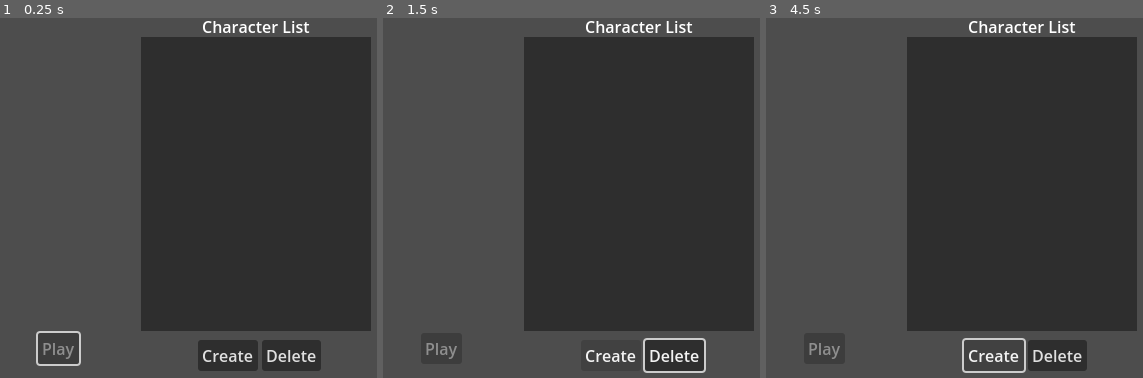
Above: before the commit, frames 1-3 (left to right).
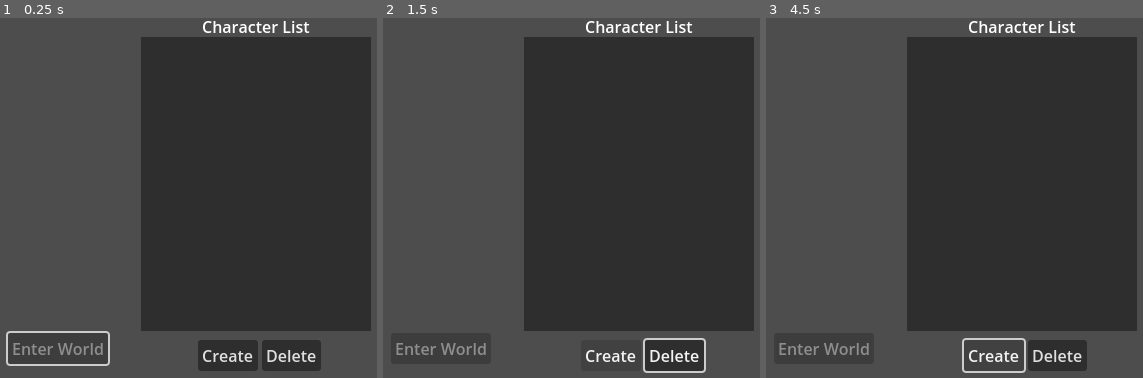
Above: after the commit, the same moments.

Repository: KTrevis/go-dot-client
Game: Godot game, scene res://scenes/UI/CSS/CSS.tscn
Two runs of this game, one before a commit and one after it. Both use one fixed random seed, a clock stepped at 60 frames per second and the inputs below. This scene is started directly instead of the project's main scene.
Inputs:
- Up to frame 1 (0.25 s): no input
- Up to frame 2 (1.5 s): click "Create" at 0.5 s; tap Enter at 1.25 s; hold Right (ui_right) from 1.28 s (still down)
- Up to frame 3 (4.5 s): release Right (ui_right) at 2.03 s; hold Down (ui_down) 2.03-2.78 s; hold Right (ui_right) 2.78-3.53 s; hold Up (ui_up) 3.53-4.28 s; hold Left (ui_left) from 4.28 s (still down)

The runs differ from the first frame. In frame 1, 0.7% of the frame differs, in the area x 1-30%, y 86-97%; in frame 2, 0.4%; in frame 3, 0.4%.

Commit message:
map retrieved from server + isometic movement & collision done TODO: make movement smoother

Diff:
--- /dev/null
+++ b/assets/tileset/tileset.gd
@@ -0,0 +1,17 @@
+extends TileMapLayer
+class_name MapDrawer
+
+static func loadScene() -> MapDrawer:
+	return load("res://assets/tileset/tileset.tscn").instantiate()
+
+func drawMap(map: Array) -> void:
+	var x := 0
+	var y := 0
+
+	for line: Array in map:
+		for cell: Dictionary in line:
+			var vect := Vector2i(cell.X, cell.Y)
+			set_cell(Vector2i(x, y), 0, vect)
+			x += 1
+		x = 0
+		y += 1
--- /dev/null
+++ b/assets/tileset/tileset.tscn
@@ -0,0 +1,171 @@
+[gd_scene load_steps=5 format=3 uid="uid://dc10m7q3ufn4n"]
+
+[ext_resource type="Script" path="res://assets/tileset/tileset.gd" id="2_m7k0e"]
+
+[sub_resource type="CompressedTexture2D" id="CompressedTexture2D_gl54g"]
+load_path = "res://.godot/imported/tileset.png-f15c48513938bb8c73d02c054f47e260.ctex"
+
+[sub_resource type="TileSetAtlasSource" id="TileSetAtlasSource_yuqd1"]
+texture = SubResource("CompressedTexture2D_gl54g")
+texture_region_size = Vector2i(32, 32)
+0:0/0 = 0
+1:0/0 = 0
+2:0/0 = 0
+3:0/0 = 0
+4:0/0 = 0
+5:0/0 = 0
+6:0/0 = 0
+7:0/0 = 0
+8:0/0 = 0
+9:0/0 = 0
+10:0/0 = 0
+0:1/0 = 0
+1:1/0 = 0
+2:1/0 = 0
+3:1/0 = 0
+4:1/0 = 0
+5:1/0 = 0
+6:1/0 = 0
+7:1/0 = 0
+8:1/0 = 0
+9:1/0 = 0
+10:1/0 = 0
+0:2/0 = 0
+1:2/0 = 0
+2:2/0 = 0
+3:2/0 = 0
+4:2/0 = 0
+5:2/0 = 0
+6:2/0 = 0
+7:2/0 = 0
+8:2/0 = 0
+9:2/0 = 0
+10:2/0 = 0
+0:3/0 = 0
+1:3/0 = 0
+2:3/0 = 0
+3:3/0 = 0
+4:3/0 = 0
+5:3/0 = 0
+6:3/0 = 0
+7:3/0 = 0
+8:3/0 = 0
+9:3/0 = 0
+10:3/0 = 0
+0:4/0 = 0
+1:4/0 = 0
+2:4/0 = 0
+3:4/0 = 0
+4:4/0 = 0
+4:4/0/physics_layer_0/polygon_0/points = PackedVector2Array(0, -8, -16, 0, 0, 8, 16, 0)
+5:4/0 = 0
+5:4/0/physics_layer_0/polygon_0/points = PackedVector2Array(0, -8, -16, 0, 0, 8, 16, 0)
+6:4/0 = 0
+6:4/0/physics_layer_0/polygon_0/points = PackedVector2Array(0, -8, -16, 0, 0, 8, 16, 0)
+7:4/0 = 0
+7:4/0/physics_layer_0/polygon_0/points = PackedVector2Array(0, -8, -16, 0, 0, 8, 16, 0)
+8:4/0 = 0
+8:4/0/physics_layer_0/polygon_0/points = PackedVector2Array(0, -8, -16, 0, 0, 8, 16, 0)
+9:4/0 = 0
+9:4/0/physics_layer_0/polygon_0/points = PackedVector2Array(0, -8, -16, 0, 0, 8, 16, 0)
+10:4/0 = 0
+10:4/0/physics_layer_0/polygon_0/points = PackedVector2Array(0, -8, -16, 0, 0, 8, 16, 0)
+0:5/0 = 0
+0:5/0/physics_layer_0/polygon_0/points = PackedVector2Array(0, -8, -16, 0, 0, 8, 16, 0)
+1:5/0 = 0
+1:5/0/physics_layer_0/polygon_0/points = PackedVector2Array(0, -8, -16, 0, 0, 8, 16, 0)
+2:5/0 = 0
+2:5/0/physics_layer_0/polygon_0/points = PackedVector2Array(0, -8, -16, 0, 0, 8, 16, 0)
+3:5/0 = 0
+3:5/0/physics_layer_0/polygon_0/points = PackedVector2Array(0, -8, -16, 0, 0, 8, 16, 0)
+4:5/0 = 0
+4:5/0/physics_layer_0/polygon_0/points = PackedVector2Array(0, -8, -16, 0, 0, 8, 16, 0)
+5:5/0 = 0
+5:5/0/physics_layer_0/polygon_0/points = PackedVector2Array(0, -8, -16, 0, 0, 8, 16, 0)
+6:5/0 = 0
+7:5/0 = 0
+7:5/0/physics_layer_0/polygon_0/points = PackedVector2Array(0, -8, -16, 0, 0, 8, 16, 0)
+8:5/0 = 0
+9:5/0 = 0
+9:5/0/physics_layer_0/polygon_0/points = PackedVector2Array(0, -8, -16, 0, 0, 8, 16, 0)
+10:5/0 = 0
+10:5/0/physics_layer_0/polygon_0/points = PackedVector2Array(0, -8, -16, 0, 0, 8, 16, 0)
+0:6/0 = 0
+0:6/0/physics_layer_0/polygon_0/points = PackedVector2Array(0, -8, -16, 0, 0, 8, 16, 0)
+1:6/0 = 0
+1:6/0/physics_layer_0/polygon_0/points = PackedVector2Array(0, -8, -16, 0, 0, 8, 16, 0)
+2:6/0 = 0
+3:6/0 = 0
+4:6/0 = 0
+5:6/0 = 0
+5:6/0/physics_layer_0/polygon_0/points = PackedVector2Array(0, -8, -16, 0, 0, 8, 16, 0)
+6:6/0 = 0
+6:6/0/physics_layer_0/polygon_0/points = PackedVector2Array(0, -8, -16, 0, 0, 8, 16, 0)
+7:6/0 = 0
+7:6/0/physics_layer_0/polygon_0/points = PackedVector2Array(0, -8, -16, 0, 0, 8, 16, 0)
+8:6/0 = 0
+8:6/0/physics_layer_0/polygon_0/points = PackedVector2Array(0, -8, -16, 0, 0, 8, 16, 0)
+9:6/0 = 0
+9:6/0/physics_layer_0/polygon_0/points = PackedVector2Array(0, -8, -16, 0, 0, 8, 16, 0)
+10:6/0 = 0
+10:6/0/physics_layer_0/polygon_0/points = PackedVector2Array(0, -8, -16, 0, 0, 8, 16, 0)
+0:7/0 = 0
+1:7/0 = 0
+2:7/0 = 0
+2:7/0/physics_layer_0/polygon_0/points = PackedVector2Array(0, -8, -16, 0, 0, 8, 16, 0)
+3:7/0 = 0
+3:7/0/physics_layer_0/polygon_0/points = PackedVector2Array(0, -8, -16, 0, 0, 8, 16, 0)
+4:7/0 = 0
+4:7/0/physics_layer_0/polygon_0/points = PackedVector2Array(0, -8, -16, 0, 0, 8, 16, 0)
+5:7/0 = 0
+6:7/0 = 0
+7:7/0 = 0
+8:7/0 = 0
+0:8/0 = 0
+1:8/0 = 0
+2:8/0 = 0
+3:8/0 = 0
+5:8/0 = 0
+0:9/0 = 0
+1:9/0 = 0
+2:9/0 = 0
+2:9/0/physics_layer_0/polygon_0/points = PackedVector2Array(0, -8, -16, 0, 0, 8, 16, 0)
+3:9/0 = 0
+4:9/0 = 0
+5:9/0 = 0
+6:9/0 = 0
+7:9/0 = 0
+8:9/0 = 0
+0:10/0 = 0
+1:10/0 = 0
+2:10/0 = 0
+3:10/0 = 0
+4:10/0 = 0
+5:10/0 = 0
+6:10/0 = 0
+7:10/0 = 0
+8:10/0 = 0
+9:10/0 = 0
+10:10/0 = 0
+4:8/0 = 0
+6:8/0 = 0
+7:8/0 = 0
+8:8/0 = 0
+9:7/0 = 0
+10:7/0 = 0
+10:8/0 = 0
+9:8/0 = 0
+9:9/0 = 0
+10:9/0 = 0
+
+[sub_resource type="TileSet" id="TileSet_pmb5y"]
+tile_shape = 1
+tile_layout = 5
+tile_size = Vector2i(32, 16)
+physics_layer_0/collision_layer = 4
+physics_layer_0/collision_mask = 3
+sources/0 = SubResource("TileSetAtlasSource_yuqd1")
+
+[node name="TileMapLayer" type="TileMapLayer"]
+tile_set = SubResource("TileSet_pmb5y")
+script = ExtResource("2_m7k0e")
--- a/project.godot
+++ b/project.godot
@@ -64,7 +64,14 @@
 ]
 }
 
+[layer_names]
+
+2d_physics/layer_1="player"
+2d_physics/layer_2="enemy"
+2d_physics/layer_3="world"
+
 [rendering]
 
+textures/canvas_textures/default_texture_filter=0
 renderer/rendering_method="gl_compatibility"
 renderer/rendering_method.mobile="gl_compatibility"
--- a/scenes/UI/CSS/CSS.gd
+++ b/scenes/UI/CSS/CSS.gd
@@ -8,6 +8,7 @@
 
 func onCharacterClick(characterName: String):
 	%CharacterName.text = characterName
+	characterPicked = characterName
 
 func updateCharacterList(type := "", data := {}) -> void:
 	if type != "GET_CHARACTER_LIST":
@@ -15,10 +16,11 @@
 	var characterList: Array = data.characterList
 
 	characterPicked = ""
+	%EnterWorld.disabled = true
 	if characterList.size() != 0:
+		%EnterWorld.disabled = false
 		characterPicked = characterList[0].Name
 	%CharacterName.text = characterPicked
-	%Play.disabled = false
 	for node: Node in %CharacterContainer.get_children():
 		node.queue_free()
 	for character in characterList:
@@ -28,6 +30,6 @@
 		button.pressed.connect(onCharacterClick.bind(character.Name))
 
 func _ready() -> void:
-	%Play.grab_focus()
+	%EnterWorld.grab_focus()
 	WebSocket.data_received.connect(updateCharacterList)
 	WebSocket.send("GET_CHARACTER_LIST")
--- a/scenes/UI/CSS/CSS.tscn
+++ b/scenes/UI/CSS/CSS.tscn
@@ -1,7 +1,8 @@
-[gd_scene load_steps=5 format=3 uid="uid://dmgnaerxipxud"]
+[gd_scene load_steps=6 format=3 uid="uid://dmgnaerxipxud"]
 
 [ext_resource type="Script" path="res://scenes/UI/CSS/CSS.gd" id="1_eamy2"]
 [ext_resource type="Script" path="res://scenes/UI/CSS/create_character.gd" id="2_2aaha"]
+[ext_resource type="Script" path="res://scenes/UI/CSS/enter_world.gd" id="2_faj7k"]
 [ext_resource type="Script" path="res://scenes/UI/CSS/delete_character.gd" id="3_y3sgu"]
 
 [sub_resource type="StyleBoxFlat" id="StyleBoxFlat_82d4q"]
@@ -48,12 +49,14 @@
 layout_mode = 2
 size_flags_horizontal = 4
 
-[node name="Play" type="Button" parent="BoxContainer"]
+[node name="EnterWorld" type="Button" parent="BoxContainer"]
 unique_name_in_owner = true
 layout_mode = 2
 size_flags_horizontal = 4
 disabled = true
-text = "Play"
+text = "Enter World
+"
+script = ExtResource("2_faj7k")
 
 [node name="ButtonContainer" type="BoxContainer" parent="."]
 layout_mode = 2
--- /dev/null
+++ b/scenes/UI/CSS/enter_world.gd
@@ -0,0 +1,19 @@
+extends Button
+
+@onready var css: CSS = get_node("../..")
+
+func onPress() -> void:
+	WebSocket.send("GET_MAP", {"map": "test"})
+
+func onMsg(msgType: String, data: Dictionary):
+	if msgType != "GET_MAP":
+		return
+	var drawer := MapDrawer.loadScene()
+	drawer.drawMap(data.map)
+	get_node("/root/main").add_child(drawer)
+	get_node("../..").queue_free()
+	drawer.add_child(Player.loadScene())
+
+func _ready() -> void:
+	WebSocket.data_received.connect(onMsg)
+	pressed.connect(onPress)
--- a/scenes/UI/Login/Login.gd
+++ b/scenes/UI/Login/Login.gd
@@ -29,7 +29,7 @@
 func onConnection(button: Button):
 	button.disabled = false
 
-func onDisconnection(data: Dictionary, button: Button):
+func onDisconnection(error: String, button: Button):
 	button.disabled = false
 
 func _ready() -> void:
--- a/scenes/gameplay/Player/player.gd
+++ b/scenes/gameplay/Player/player.gd
@@ -1,8 +1,13 @@
 extends CharacterBody2D
 class_name Player
 
-var MOVEMENT_SPEED := 200
+@onready var raycast: RayCast2D = $RayCast2D
+var MOVEMENT_SPEED := 100
+
 @onready var stateMachine: StateMachine = $StateMachine
+
+static func loadScene() -> Player:
+	return preload("res://scenes/gameplay/Player/player.tscn").instantiate()
 
 func _physics_process(delta: float) -> void:
 	move_and_slide()
--- a/scenes/gameplay/Player/player.tscn
+++ b/scenes/gameplay/Player/player.tscn
@@ -6,17 +6,19 @@
 [ext_resource type="Script" path="res://scenes/gameplay/Player/states/default.gd" id="5_q6rfn"]
 [ext_resource type="Script" path="res://scenes/gameplay/Player/states/walk.gd" id="6_2wik7"]
 
-[sub_resource type="RectangleShape2D" id="RectangleShape2D_xdjf2"]
-size = Vector2(128, 128)
+[sub_resource type="CircleShape2D" id="CircleShape2D_43ng2"]
+radius = 5.38516
 
 [node name="player" type="CharacterBody2D"]
+collision_mask = 4
 script = ExtResource("1_d855i")
 
 [node name="Icon" type="Sprite2D" parent="."]
+scale = Vector2(0.1, 0.1)
 texture = ExtResource("1_v6ul0")
 
 [node name="CollisionShape2D" type="CollisionShape2D" parent="."]
-shape = SubResource("RectangleShape2D_xdjf2")
+shape = SubResource("CircleShape2D_43ng2")
 
 [node name="StateMachine" type="Node" parent="."]
 script = ExtResource("4_awoip")
@@ -26,3 +28,10 @@
 
 [node name="walk" type="Node" parent="StateMachine"]
 script = ExtResource("6_2wik7")
+
+[node name="Camera2D" type="Camera2D" parent="."]
+
+[node name="RayCast2D" type="RayCast2D" parent="."]
+enabled = false
+target_position = Vector2(0, 16)
+collision_mask = 4
--- a/scenes/gameplay/Player/states/default.gd
+++ b/scenes/gameplay/Player/states/default.gd
@@ -1,8 +1,27 @@
 extends State
 
 @onready var player: Player = stateMachine.get_node("..")
+@onready var tilemap: TileMapLayer = player.get_node("..")
+
+func getDirection() -> Vector2:
+	var direction := Vector2.ZERO
+
+	if Input.is_action_pressed("ui_up"):
+		direction += Vector2.UP + Vector2.LEFT
+	if Input.is_action_pressed("ui_down"):
+		direction += Vector2.DOWN + Vector2.RIGHT
+	if Input.is_action_pressed("ui_left"):
+		direction += Vector2.LEFT + Vector2.DOWN
+	if Input.is_action_pressed("ui_right"):
+		direction += Vector2.RIGHT + Vector2.UP
+	return direction.normalized()
 
 func physicsProcess(delta: float) -> void:
-	var direction := Input.get_vector("ui_left", "ui_right", "ui_up", "ui_down")
+	var cellDest := tilemap.local_to_map(tilemap.to_local(player.global_position))
+	var direction := getDirection()
+	cellDest += Vector2i(direction)
+
 	if direction:
-		stateMachine.setState("walk", {"direction": direction})
+		var destination := tilemap.map_to_local(cellDest)
+		destination = tilemap.to_global(destination)
+		stateMachine.setState("walk", {"destination": destination})
--- a/scenes/gameplay/Player/states/walk.gd
+++ b/scenes/gameplay/Player/states/walk.gd
@@ -1,15 +1,26 @@
 extends State
 
 @onready var player: Player = stateMachine.get_node("..")
-var direction := Vector2.ZERO
+var destination := Vector2.ZERO
+
+func willCollide(direction: Vector2) -> bool:
+	var raycast := player.raycast
+	raycast.target_position = direction * 16
+	raycast.force_raycast_update()
+	return raycast.get_collider() != null
 
 func enter(msg := {}) -> void:
-	direction = msg.direction
+	destination = msg.destination
+	var direction := player.global_position.direction_to(destination)
+	if willCollide(direction):
+		stateMachine.setState("default")
+		return
 	player.velocity = direction * player.MOVEMENT_SPEED
 	if direction == Vector2.ZERO:
 		return stateMachine.setState("default")
 
 func process(delta: float) -> void:
-	var newDirection := Input.get_vector("ui_left", "ui_right", "ui_up", "ui_down")
-	if newDirection != direction:
-		stateMachine.setState("walk", {"direction": newDirection})
+	if player.global_position.distance_to(destination) <= 1:
+		player.velocity = Vector2.ZERO
+		player.global_position = destination
+		stateMachine.setState("default")
--- a/websocket.gd
+++ b/websocket.gd
@@ -4,7 +4,7 @@
 
 signal data_received(type: String, data: Dictionary)
 signal connected
-signal disconnected(data: Dictionary)
+signal disconnected(error: String)
 
 var _webSocket := WebSocketPeer.new()
 var _isConnected := false
@@ -41,6 +41,7 @@
 func _process(delta: float) -> void:
 	_webSocket.poll()
 	var state := _webSocket.get_ready_state()
+
 	match state:
 		WebSocketPeer.STATE_OPEN:
 			if !_isConnected:
@@ -53,7 +54,7 @@
 				print("Websocket disconnected")
 				var error := _webSocket.get_close_reason()
 				if _webSocket.get_close_code() == -1:
-					error = "server crashed"
+					error = "server shutdown"
 				disconnected.emit(error)
 			_isConnected = false
 			_webSocket.connect_to_url("ws://%s" % ip)
Binary file added: assets/tileset/tileset.png
